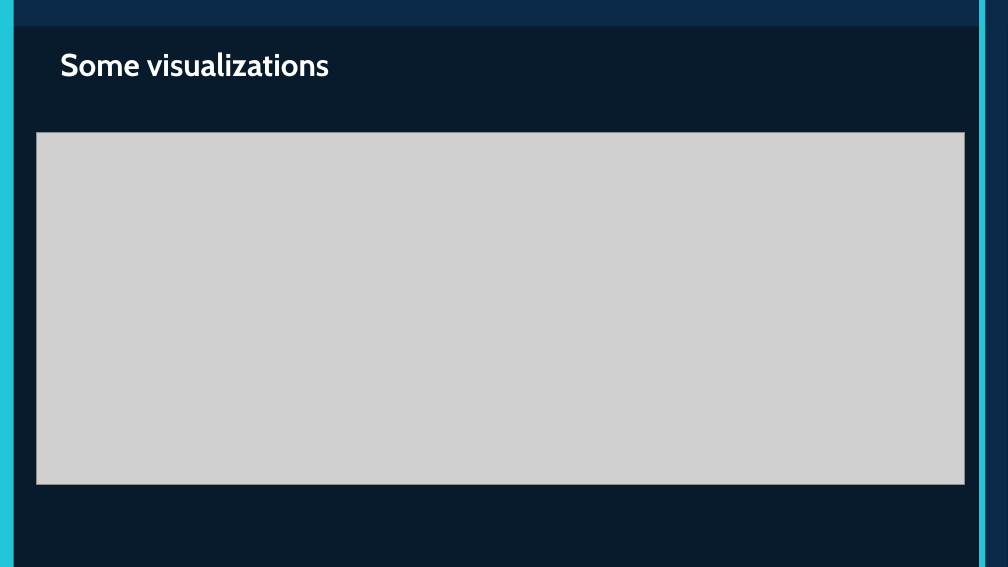
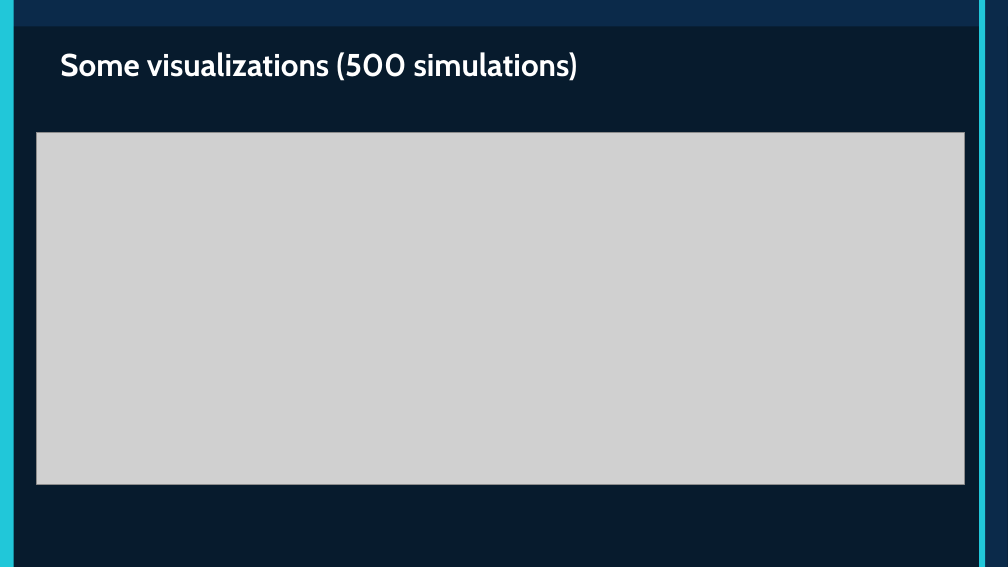
Before and after one commit to Starlordpd233/code, a slide deck: slide 7 of 1.4_car_project/ppt.pptx. Drawn at 1008x567 pixels with LibreOffice and Linux fonts; fonts in the diff are those of the drawing; grey boxes stand for pictures. Boxes give left, top, right and bottom in pixels: in the first picture for what was removed or moved away, otherwise in the second. Text is boxed around its words. In the diff, an @@ line names an element or a change of style, - is before the commit and + after.

```diff
--- a/1.4_car_project/ppt.pptx
+++ b/1.4_car_project/ppt.pptx
@@ text at <box>60,52,578,81</box>: text changed @@
-Some visualizations
+Some visualizations (500 simulations)
```
Also in this commit, not shown: 4 other slides changed, 2 slides removed, 3 other files.
